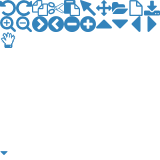
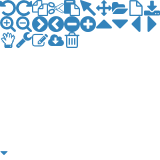
Layer changes from the first 160×160 image to the second:
painted on "default" over [16, 32, 80, 48]
